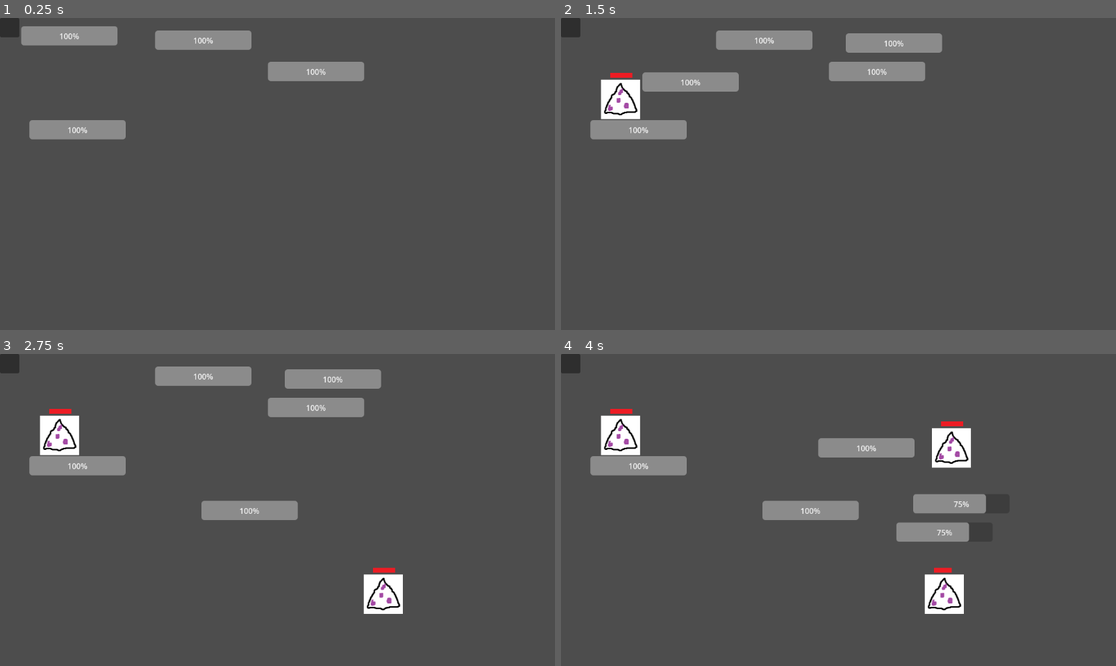
Above: before the commit, frames 1-4 (two rows, left to right).
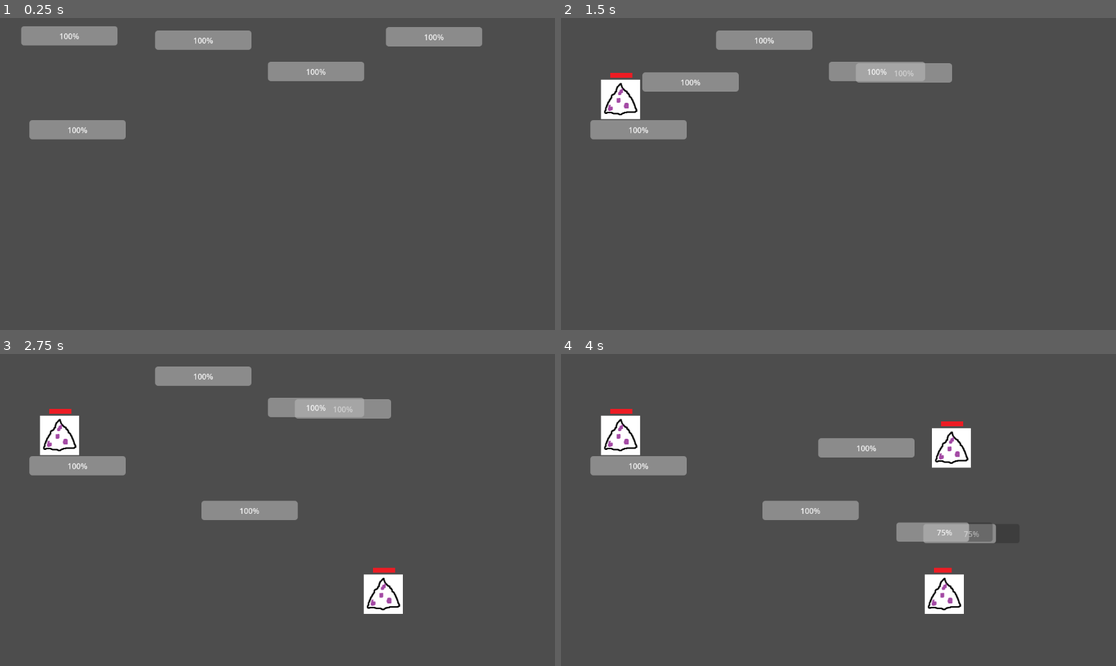
Above: after the commit, the same moments.

Repository: garipdk/LesAstrochats
Game: Godot game, scene res://scenes/Meteorite.tscn
The game is run twice, just before and just after one commit, with the same random seed, the same clock (stepped at 60 frames per second) and the same inputs.
Inputs (mouse positions are in pixels of both pictures, inside the frame that each line leads up to):
- Up to frame 1 (0.25 s): no input
- Up to frame 2 (1.5 s): tap Enter at 0.5 s; drag from (982, 67) to (894, 105) at 0.52 s; tap Space at 1.25 s; drag from (627, 99) to (810, 236) at 1.27 s
- Up to frame 3 (2.75 s): move the mouse to (77, 528) at 2.02 s; click (77, 528) at 2.17 s
- Up to frame 4 (4 s): tap Enter at 2.75 s; drag from (877, 469) to (943, 594) at 2.77 s; tap Space at 3.5 s; drag from (766, 438) to (866, 510) at 3.52 s

The runs differ from the first frame. In frame 1, 1.3% of the frame differs, in the area x 0-87%, y 0-10%; in frame 2, 2.3%, in the area x 0-71%, y 0-21%; in frame 3, 2.3%; in frame 4, 1.7%.

Commit message:
put every scripts/scenes/assets in place

Diff:
--- a/scenes/Meteorite.tscn
+++ b/scenes/Meteorite.tscn
@@ -1,14 +1,15 @@
-[gd_scene load_steps=3 format=3 uid="uid://bmke46xnsixf0"]
+[gd_scene load_steps=4 format=3 uid="uid://bmke46xnsixf0"]
 
 [ext_resource type="PackedScene" uid="uid://dnpeytuex6vpq" path="res://scenes/Chat.tscn" id="1_vqfb0"]
 [ext_resource type="PackedScene" uid="uid://bl0b2h74s514u" path="res://scenes/mineral_spawner.tscn" id="3_dqtu1"]
+[ext_resource type="PackedScene" uid="uid://ciyj5b2o2w7qr" path="res://scenes/SleepZone.tscn" id="3_ly1jv"]
 
 [node name="Node2D" type="Node2D"]
 
 [node name="MineralSpawner" parent="." instance=ExtResource("3_dqtu1")]
 
 [node name="Chat1" parent="." groups=["Chats"] instance=ExtResource("1_vqfb0")]
-position = Vector2(880, 106)
+position = Vector2(901, 168)
 
 [node name="Chat2" parent="." groups=["Chats"] instance=ExtResource("1_vqfb0")]
 position = Vector2(144, 166)
@@ -21,3 +22,6 @@
 
 [node name="Chat5" parent="." groups=["Chats"] instance=ExtResource("1_vqfb0")]
 position = Vector2(422, 175)
+
+[node name="SleepZone" parent="." groups=["SleepZone"] instance=ExtResource("3_ly1jv")]
+position = Vector2(737, 485)
--- /dev/null
+++ b/scenes/SleepZone.tscn
@@ -0,0 +1,10 @@
+[gd_scene load_steps=2 format=3 uid="uid://ciyj5b2o2w7qr"]
+
+[sub_resource type="CapsuleShape2D" id="CapsuleShape2D_17cgk"]
+radius = 51.0
+height = 216.0
+
+[node name="SleepZone" type="Area2D"]
+
+[node name="CollisionShape2D" type="CollisionShape2D" parent="."]
+shape = SubResource("CapsuleShape2D_17cgk")
--- a/scenes/mineral.tscn
+++ b/scenes/mineral.tscn
@@ -1,8 +1,8 @@
 [gd_scene load_steps=7 format=3 uid="uid://bo1pmwwdxcddq"]
 
-[ext_resource type="Script" path="res://scenes/Mineral.gd" id="1_jb1x4"]
-[ext_resource type="Texture2D" uid="uid://c06idwrd304fs" path="res://scenes/mineral.png" id="2_cg7l2"]
-[ext_resource type="Script" path="res://scenes/HealthBar.gd" id="3_llma6"]
+[ext_resource type="Script" path="res://scripts/Mineral.gd" id="1_jb1x4"]
+[ext_resource type="Texture2D" uid="uid://c06idwrd304fs" path="res://assets/mineral.png" id="2_cg7l2"]
+[ext_resource type="Script" path="res://scripts/HealthBar.gd" id="3_llma6"]
 [ext_resource type="Texture2D" uid="uid://dd4wmdcq2q11b" path="res://assets/bigMineral.png" id="3_xugd4"]
 [ext_resource type="Texture2D" uid="uid://d0qiwsr8d4av3" path="res://assets/healthBar.png" id="3_yc8b5"]
 
--- a/scenes/mineral_spawner.tscn
+++ b/scenes/mineral_spawner.tscn
@@ -1,14 +1,15 @@
 [gd_scene load_steps=2 format=3 uid="uid://bl0b2h74s514u"]
 
-[ext_resource type="Script" path="res://scenes/MineralSpawner.gd" id="1_0snck"]
+[ext_resource type="Script" path="res://scripts/MineralSpawner.gd" id="1_x1ybn"]
 
 [node name="MineralSpawner" type="Node2D"]
-script = ExtResource("1_0snck")
+script = ExtResource("1_x1ybn")
 
 [node name="Timer" type="Timer" parent="."]
 autostart = true
 
 [node name="SpawnPosList" type="ItemList" parent="."]
+visible = false
 offset_right = 40.0
 offset_bottom = 40.0
 item_count = 1
--- /dev/null
+++ b/scripts/SleepZone.gd
@@ -0,0 +1,11 @@
+extends Area2D
+
+
+# Called when the node enters the scene tree for the first time.
+func _ready():
+	pass # Replace with function body.
+
+
+# Called every frame. 'delta' is the elapsed time since the previous frame.
+func _process(delta):
+	pass
Renamed: scenes/mineral.png -> assets/mineral.png
Not shown, changed: assets/mineral.png.import
Renamed: scenes/HealthBar.gd -> scripts/HealthBar.gd
Renamed: scenes/Mineral.gd -> scripts/Mineral.gd
Renamed: scenes/MineralSpawner.gd -> scripts/MineralSpawner.gd
